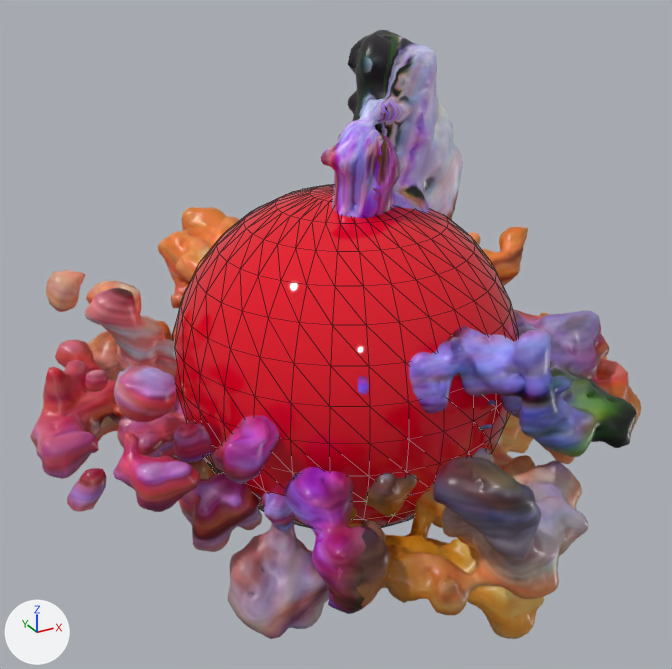
One commit to the glTF model docs/erythra.glb: the scene before it, then after it.
Before and after are seen from a 50 mm lens placed at (-2.42, -2.38, 3.88), pointed at (-0.07, 1.9, 1.74). Every picture has the same lights, and +X, +Y and +Z are marked at lower left. Mesh edges are drawn as thin lines on the coarser meshes.

Objects in the first picture: 'Sphere.001', 'triangle_mesh_morph'.
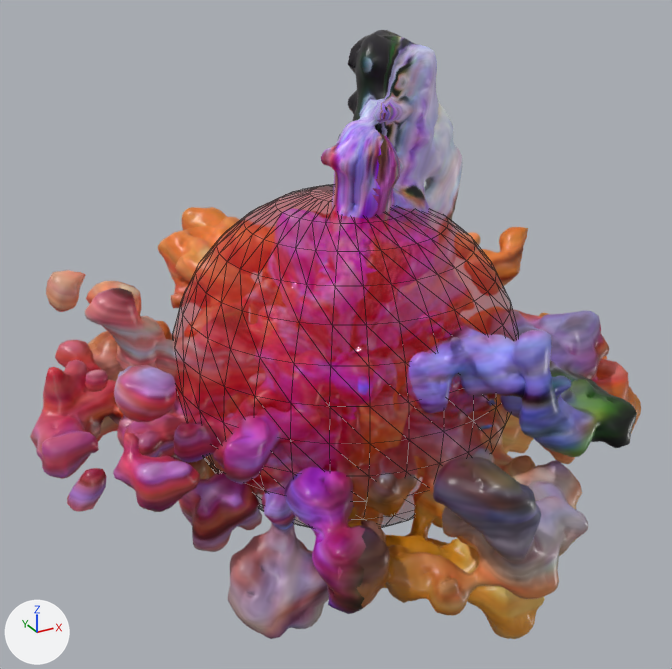
Commit message: update erythra with transparent sphere

Location of each change, (x1, y1, x2, y2) in pixels of the pictures (672 x 669 px):
'Sphere.001', recoloured
    both: (173, 184, 518, 528)

The change, as a list of edits to the scene's bpy script:
```text
Add mat_material_003:
    mat_material_003 = principled_material('Material.003')
    mat_material_003.base_color = (0.8, 0.0, 0.0156)  # red #e70022
    mat_material_003.roughness = 0.0
    mat_material_003.alpha = 0.4
Change me_sphere_001:
    where me_sphere_001.from_pydata(...)  # 482 vertices, 960 faces; spans x -1.0..1.0, y 0.91..2.91, z 0.57..2.57
    remove me_sphere_001.materials.append(mat_material_002)  # red #e70022
    add me_sphere_001.materials.append(mat_material_003)  # red #e70022
```
